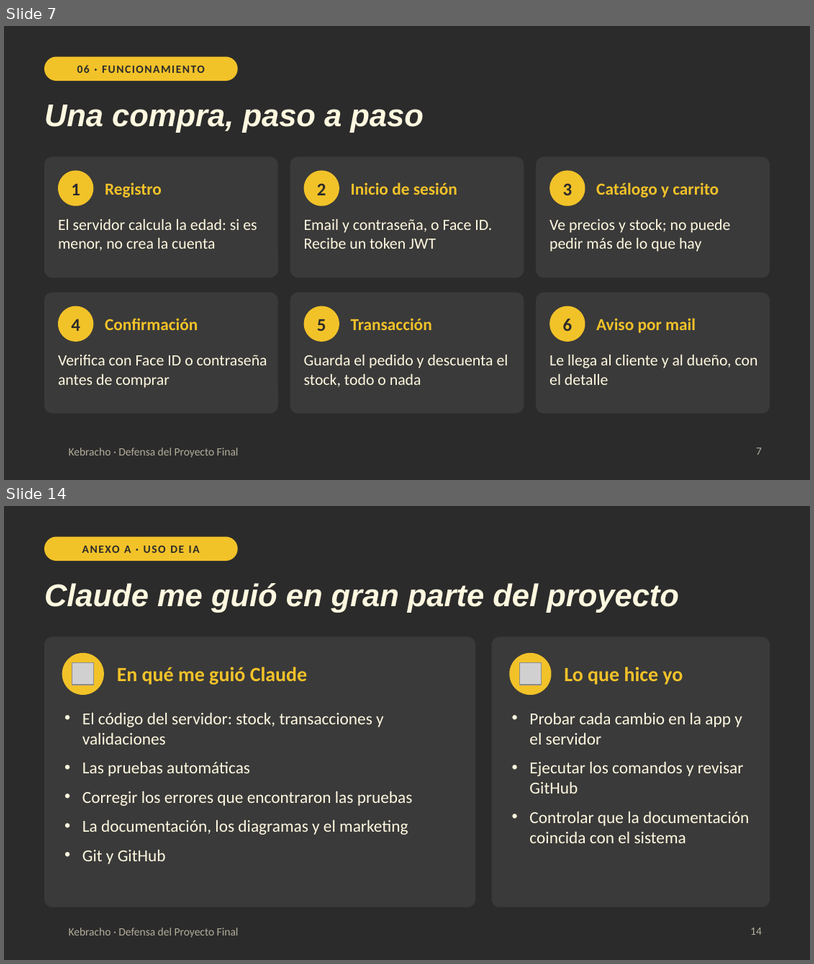
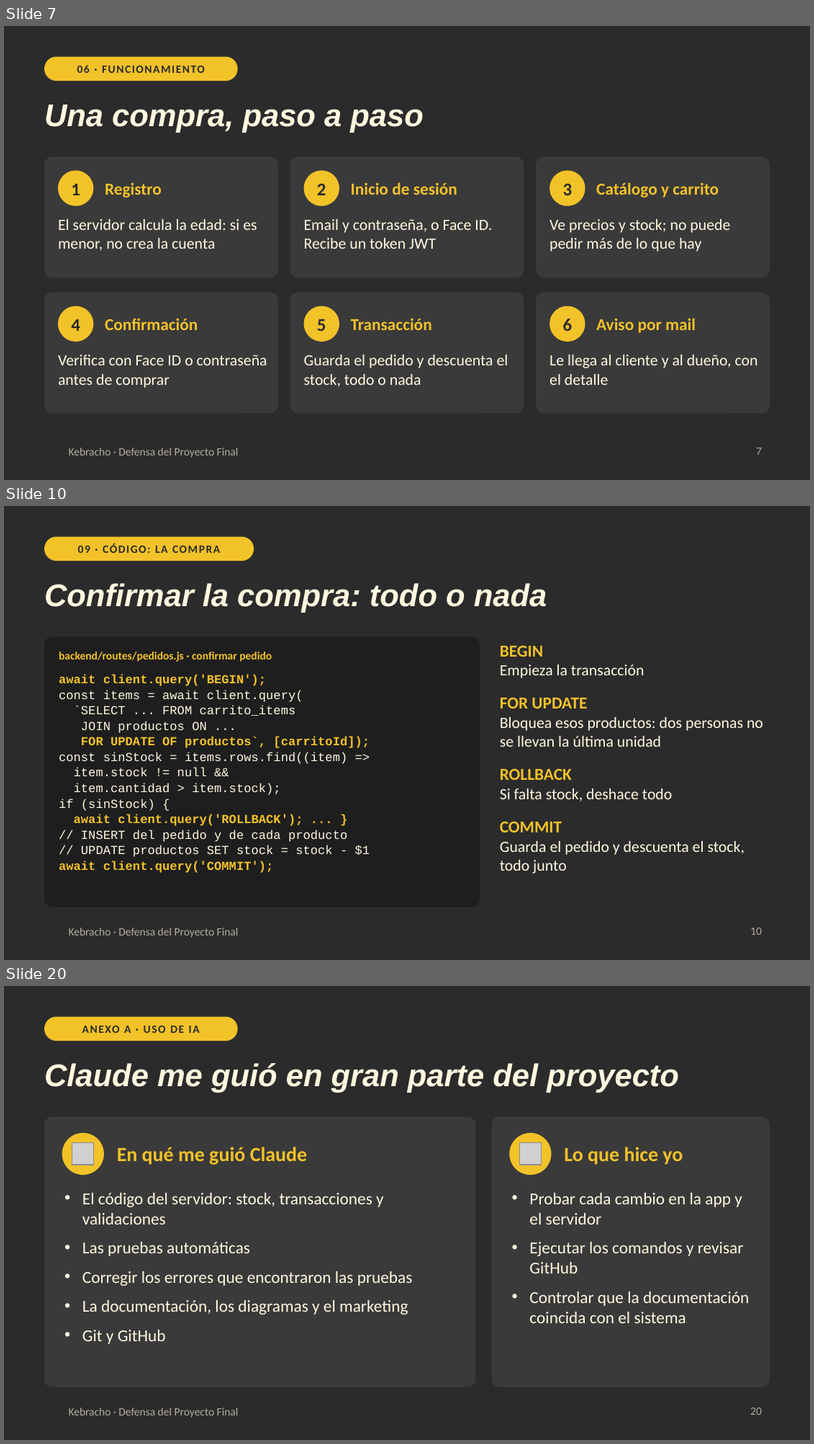
Before and after one commit to tobiasjuarezz/kebracho, a slide deck: docs/defensa/Kebracho-Defensa.pptx. Shown one above the other, each under a label of ours: slides 7 and 14 before the commit, slides 7, 10 and 20 after it; the slides between them are not shown. The pictures are 814x964 and 814x1444 pixels, drawn with LibreOffice and Linux fonts; fonts in the diff are those of the drawing; grey boxes stand for pictures; background and template pictures are left out. Boxes give left, top, right and bottom in pixels: in the first picture for what was removed or moved away, otherwise in the second. Text is boxed around its words. In the diff, an @@ line names an element or a change of style, - is before the commit and + after.

```diff
--- a/docs/defensa/Kebracho-Defensa.pptx
+++ b/docs/defensa/Kebracho-Defensa.pptx
@@ slide 10 added at (x1=4, y1=506, x2=810, y2=960), background #2B2B2B; not listed: 1 template element that a slide beside it also shows @@
@@ rounded rectangle added at (x1=44, y1=537, x2=254, y2=561), fill #F2C229, 10 pt, text #2B2B2B, bold @@
+09 · CÓDIGO: LA COMPRA
@@ title added at (x1=44, y1=583, x2=548, y2=613), 28 pt, text #FFF8E0, bold, italic @@
+Confirmar la compra: todo o nada
@@ rounded rectangle added at (x1=44, y1=636, x2=480, y2=907), fill #1E1E1E @@
@@ text added at (x1=59, y1=651, x2=272, y2=662), 10 pt, text #F2C229, bold @@
+backend/routes/pedidos.js · confirmar pedido
@@ text added at (x1=500, y1=645, x2=764, y2=873), 14 pt, text #FFF8E0 @@
+BEGIN
+Empieza la transacción
+FOR UPDATE
+Bloquea esos productos: dos personas no se llevan la última unidad
+ROLLBACK
+Si falta stock, deshace todo
+COMMIT
+Guarda el pedido y descuenta el stock, todo junto
@@ text added at (x1=59, y1=674, x2=370, y2=872), 11 pt, text #FFF8E0 @@
+await client.query('BEGIN');
+const items = await client.query(
+`SELECT ... FROM carrito_items
+JOIN productos ON ...
+FOR UPDATE OF productos`, [carritoId]);
+const sinStock = items.rows.find((item) =>
+item.stock != null &&
+item.cantidad > item.stock);
+if (sinStock) {
+await client.query('ROLLBACK'); ... }
+// INSERT del pedido y de cada producto
+// UPDATE productos SET stock = stock - $1
+await client.query('COMMIT');
@@ page number added at (x1=751, y1=927, x2=762, y2=934), 10 pt, text #B3AD9C @@
+10
@@ what was slide 14 is now slide 20 @@
@@ page number at (x1=751, y1=1407, x2=762, y2=1414): text changed @@
-14
+20
```
Also in this commit, not shown: 6 slides changed, 5 other slides added, 2 other files.
